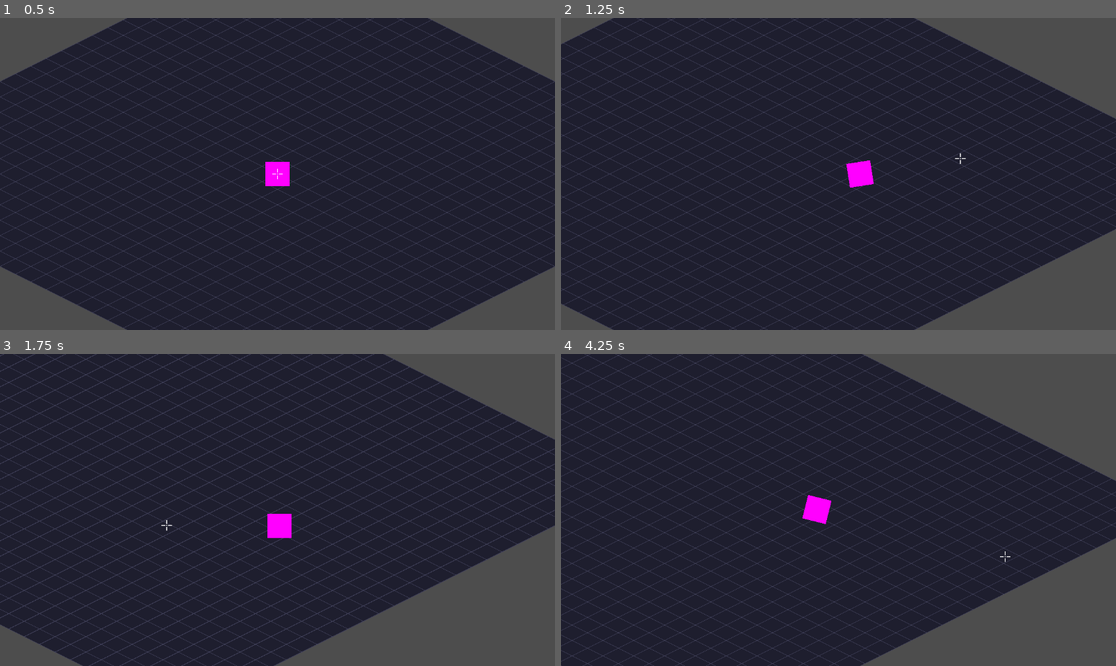
Above: before the commit, frames 1-4 (two rows, left to right).
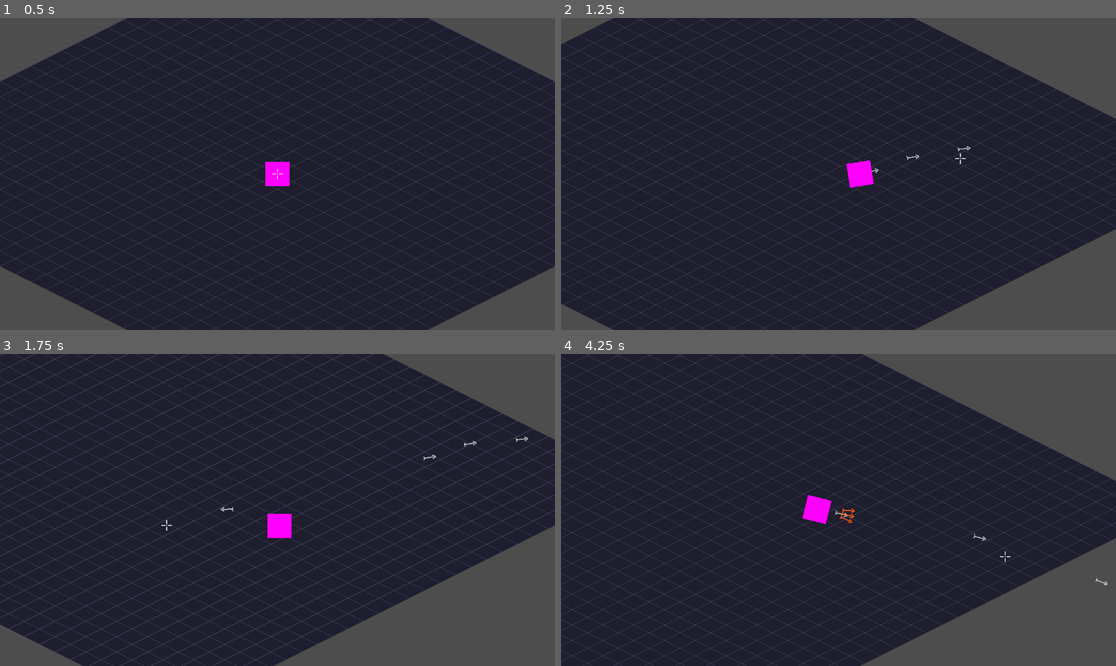
Above: after the commit, the same moments.

Repository: caiojgouvea/arpg
Game: Godot game, scene res://world/world.tscn
The game is run twice, just before and just after one commit, with the same random seed, the same clock (stepped at 60 frames per second) and the same inputs. Before the commit the project starts from res://world.tscn.
Inputs (mouse positions are in pixels of both pictures, inside the frame that each line leads up to):
- Up to frame 1 (0.5 s): no input
- Up to frame 2 (1.25 s): tap Enter at 0.5 s; move the mouse to (960, 158) at 0.52 s; press the mouse at (960, 158) at 0.53 s; hold D (move_right) from 0.53 s (still down); tap Space (dash) at 0.8 s
- Up to frame 3 (1.75 s): move the mouse to (166, 525) at 1.27 s; release D (move_right) at 1.28 s; release the mouse at (166, 525) at 1.28 s; hold S (move_down) from 1.28 s (still down); tap Space (dash) at 1.35 s; click (166, 525) at 1.55 s
- Up to frame 4 (4.25 s): move the mouse to (894, 441) at 2.02 s; release S (move_down) at 2.03 s; press the mouse at (894, 441) at 2.03 s; hold D (move_right) 2.03-2.78 s; tap Space (dash) at 2.3, 2.85, 3.8 s; move the mouse to (810, 572) at 2.77 s; release the mouse at (810, 572) at 2.78 s; hold W (move_up) 2.78-3.53 s; click (810, 572) at 3.05 s; move the mouse to (1005, 556) at 3.52 s; press the mouse at (1005, 556) at 3.53 s; hold A (move_left) from 3.53 s (still down); right-click (1005, 556) at 4.15 s

Frame 1 is identical in both runs. In frame 2, less than 0.1% of the frame differs, in the area x 55-74%, y 40-50%; in frame 3, less than 0.1%; in frame 4, less than 0.1%, in the area x 49-99%, y 49-75%.

Commit message:
Reorganize into folders: entities/, skills/, world/

Diff:
--- /dev/null
+++ b/entities/player/player.gd
@@ -0,0 +1,113 @@
+extends CharacterBody2D
+
+const ARROW_SCENE = preload("res://skills/arrow/arrow.tscn")
+
+const SPEED = 200.0
+const DASH_SPEED = 600.0
+const DASH_DURATION = 0.15
+const DASH_COOLDOWN = 1.0
+const ATTACK_COOLDOWN = 0.3
+const SKILL_COOLDOWN = 3.0
+const SKILL_FOLEGO_COST = 30.0
+
+const MAX_FOLEGO = 100.0
+const FOLEGO_REGEN = 25.0  # por segundo em movimento
+const FOLEGO_DRAIN = 10.0  # por segundo parado
+
+var folego := MAX_FOLEGO
+
+var _is_dashing := false
+var _dash_timer := 0.0
+var _dash_cooldown := 0.0
+var _dash_direction := Vector2.ZERO
+var _last_direction := Vector2.DOWN
+var _attack_cooldown := 0.0
+var _skill_cooldown := 0.0
+
+
+func _physics_process(delta: float) -> void:
+	look_at(get_global_mouse_position())
+	_tick_timers(delta)
+	_update_folego(delta)
+
+	if _is_dashing:
+		velocity = _dash_direction * DASH_SPEED
+	else:
+		var direction := Input.get_vector("move_left", "move_right", "move_up", "move_down")
+		if direction != Vector2.ZERO:
+			_last_direction = direction
+		velocity = direction * SPEED
+
+	if Input.is_action_pressed("attack") and _attack_cooldown <= 0.0:
+		_attack()
+
+	move_and_slide()
+
+
+func _unhandled_input(event: InputEvent) -> void:
+	if event.is_action_pressed("skill"):
+		_skill()
+	elif event.is_action_pressed("dash"):
+		_dash()
+
+
+func _tick_timers(delta: float) -> void:
+	if _attack_cooldown > 0.0:
+		_attack_cooldown -= delta
+	if _skill_cooldown > 0.0:
+		_skill_cooldown -= delta
+	if _dash_cooldown > 0.0:
+		_dash_cooldown -= delta
+	if _is_dashing:
+		_dash_timer -= delta
+		if _dash_timer <= 0.0:
+			_is_dashing = false
+
+
+func _update_folego(delta: float) -> void:
+	if velocity.length() > 10.0:
+		folego = minf(folego + FOLEGO_REGEN * delta, MAX_FOLEGO)
+	else:
+		folego = maxf(folego - FOLEGO_DRAIN * delta, 0.0)
+
+
+func _attack() -> void:
+	_attack_cooldown = ATTACK_COOLDOWN
+	var dir := (get_global_mouse_position() - global_position).normalized()
+	var arrow := ARROW_SCENE.instantiate()
+	get_parent().add_child(arrow)
+	arrow.global_position = global_position
+	arrow.init(dir)
+
+
+func _dash() -> void:
+	if _is_dashing or _dash_cooldown > 0.0:
+		return
+	var direction := Input.get_vector("move_left", "move_right", "move_up", "move_down")
+	_dash_direction = direction if direction != Vector2.ZERO else _last_direction
+	_is_dashing = true
+	_dash_timer = DASH_DURATION
+	_dash_cooldown = DASH_COOLDOWN
+
+
+func _skill() -> void:
+	if _skill_cooldown > 0.0 or folego < SKILL_FOLEGO_COST:
+		return
+	_skill_cooldown = SKILL_COOLDOWN
+	folego -= SKILL_FOLEGO_COST
+
+	var mouse_pos := get_global_mouse_position()
+	var base_dir := (mouse_pos - global_position).normalized()
+	var fire_color := Color(1.0, 0.35, 0.05)
+
+	# Mouse perto = leque aberto, mouse longe = leque fechado
+	var dist := global_position.distance_to(mouse_pos)
+	var spread := remap(dist, 40.0, 600.0, 0.5, 0.04)
+	spread = clampf(spread, 0.04, 0.5)
+
+	for angle in [-spread, 0.0, spread]:
+		var dir := base_dir.rotated(angle)
+		var arrow := ARROW_SCENE.instantiate()
+		get_parent().add_child(arrow)
+		arrow.global_position = global_position
+		arrow.init(dir, fire_color)
--- a/player.gd
+++ /dev/null
@@ -1,65 +0,0 @@
-extends CharacterBody2D
-
-const SPEED = 200.0
-const DASH_SPEED = 600.0
-const DASH_DURATION = 0.15
-const DASH_COOLDOWN = 1.0
-
-var _is_dashing := false
-var _dash_timer := 0.0
-var _dash_cooldown := 0.0
-var _dash_direction := Vector2.ZERO
-var _last_direction := Vector2.DOWN
-
-
-func _physics_process(delta: float) -> void:
-	look_at(get_global_mouse_position())
-	_tick_dash(delta)
-
-	if _is_dashing:
-		velocity = _dash_direction * DASH_SPEED
-	else:
-		var direction := Input.get_vector("move_left", "move_right", "move_up", "move_down")
-		if direction != Vector2.ZERO:
-			_last_direction = direction
-		velocity = direction * SPEED
-
-	move_and_slide()
-
-
-func _unhandled_input(event: InputEvent) -> void:
-	if event.is_action_pressed("attack"):
-		_attack()
-	elif event.is_action_pressed("skill"):
-		_skill()
-	elif event.is_action_pressed("dash"):
-		_dash()
-
-
-func _tick_dash(delta: float) -> void:
-	if _dash_cooldown > 0.0:
-		_dash_cooldown -= delta
-	if _is_dashing:
-		_dash_timer -= delta
-		if _dash_timer <= 0.0:
-			_is_dashing = false
-
-
-func _dash() -> void:
-	if _is_dashing or _dash_cooldown > 0.0:
-		return
-	var direction := Input.get_vector("move_left", "move_right", "move_up", "move_down")
-	_dash_direction = direction if direction != Vector2.ZERO else _last_direction
-	_is_dashing = true
-	_dash_timer = DASH_DURATION
-	_dash_cooldown = DASH_COOLDOWN
-
-
-func _attack() -> void:
-	var dir := (get_global_mouse_position() - global_position).normalized()
-	print("ATTACK dir: ", dir)
-
-
-func _skill() -> void:
-	var dir := (get_global_mouse_position() - global_position).normalized()
-	print("SKILL dir: ", dir)
--- /dev/null
+++ b/skills/arrow/arrow.gd
@@ -0,0 +1,37 @@
+extends Area2D
+
+const SPEED = 600.0
+const MAX_RANGE = 900.0
+
+var _direction := Vector2.RIGHT
+var _traveled := 0.0
+var _color := Color(0.75, 0.75, 0.75)
+
+
+func init(dir: Vector2, color: Color = Color(0.75, 0.75, 0.75)) -> void:
+	_direction = dir
+	_color = color
+	rotation = dir.angle()
+
+
+func _ready() -> void:
+	queue_redraw()
+
+
+func _process(delta: float) -> void:
+	var step := _direction * SPEED * delta
+	global_position += step
+	_traveled += step.length()
+	if _traveled >= MAX_RANGE:
+		queue_free()
+
+
+func _draw() -> void:
+	# Haste
+	draw_line(Vector2(-14, 0), Vector2(8, 0), _color, 2.0)
+	# Ponta
+	draw_line(Vector2(5, -4), Vector2(12, 0), _color, 2.0)
+	draw_line(Vector2(5,  4), Vector2(12, 0), _color, 2.0)
+	# Penas
+	draw_line(Vector2(-10, 0), Vector2(-14, -4), _color, 1.5)
+	draw_line(Vector2(-10, 0), Vector2(-14,  4), _color, 1.5)
--- /dev/null
+++ b/skills/arrow/arrow.tscn
@@ -0,0 +1,12 @@
+[gd_scene format=3 uid="uid://bdbp52pndsg8f"]
+
+[ext_resource type="Script" uid="uid://dkm5t8rn2xvp1" path="res://skills/arrow/arrow.gd" id="1_arrow"]
+
+[sub_resource type="RectangleShape2D" id="RectangleShape2D_arrow"]
+size = Vector2(20, 4)
+
+[node name="Arrow" type="Area2D"]
+script = ExtResource("1_arrow")
+
+[node name="CollisionShape2D" type="CollisionShape2D" parent="."]
+shape = SubResource("RectangleShape2D_arrow")
--- a/world.tscn
+++ b/world/world.tscn
@@ -1,8 +1,8 @@
 [gd_scene format=3 uid="uid://bgpksmouulo7t"]
 
-[ext_resource type="Script" uid="uid://cd3jdemyynci0" path="res://player.gd" id="1_f3sb7"]
-[ext_resource type="Script" uid="uid://b4xv2n8dpqr7k" path="res://floor.gd" id="2_floor"]
-[ext_resource type="Script" uid="uid://c9rmt3xkwfh2q" path="res://cursor.gd" id="3_cursor"]
+[ext_resource type="Script" uid="uid://cd3jdemyynci0" path="res://entities/player/player.gd" id="1_f3sb7"]
+[ext_resource type="Script" uid="uid://b4xv2n8dpqr7k" path="res://world/floor.gd" id="2_floor"]
+[ext_resource type="Script" uid="uid://c9rmt3xkwfh2q" path="res://world/cursor.gd" id="3_cursor"]
 
 [sub_resource type="CapsuleShape2D" id="CapsuleShape2D_fj7yv"]
 
Not shown, added: .claude/settings.local.json
Renamed: player.gd.uid -> entities/player/player.gd.uid
Not shown, added: skills/arrow/arrow.gd.uid
Renamed: cursor.gd -> world/cursor.gd
Renamed: cursor.gd.uid -> world/cursor.gd.uid
Renamed: floor.gd -> world/floor.gd
Renamed: floor.gd.uid -> world/floor.gd.uid
